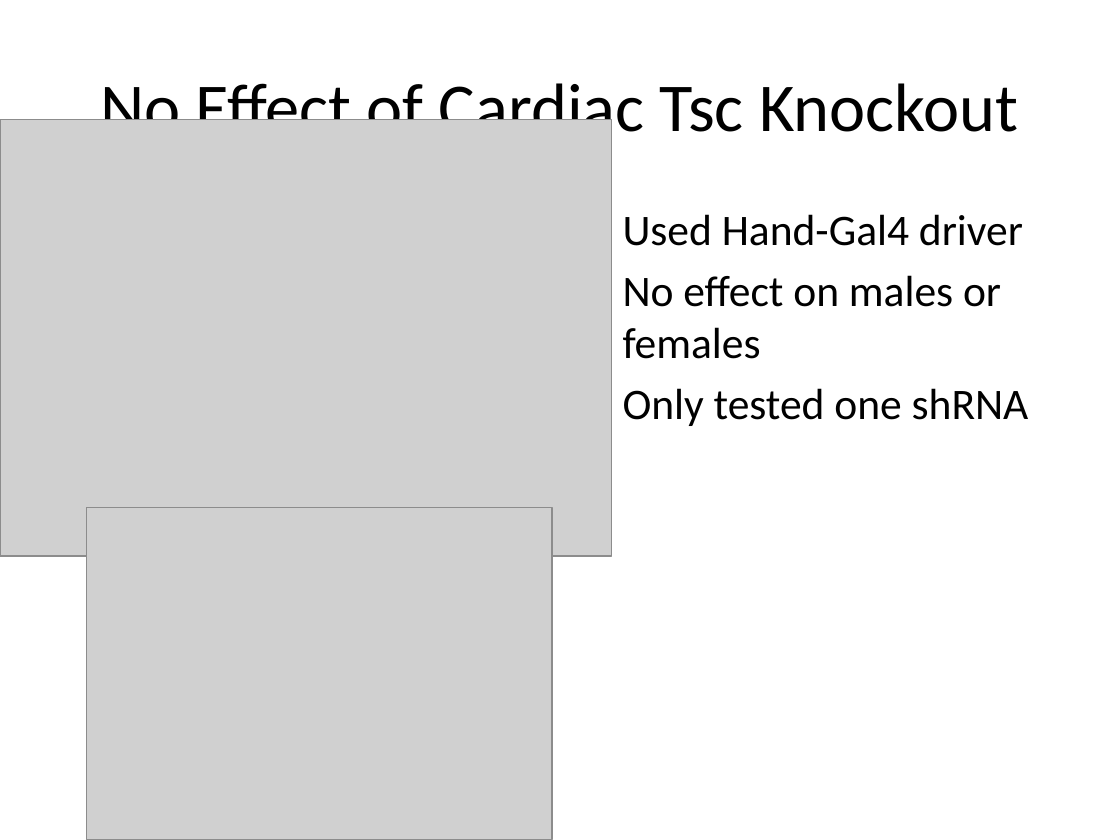
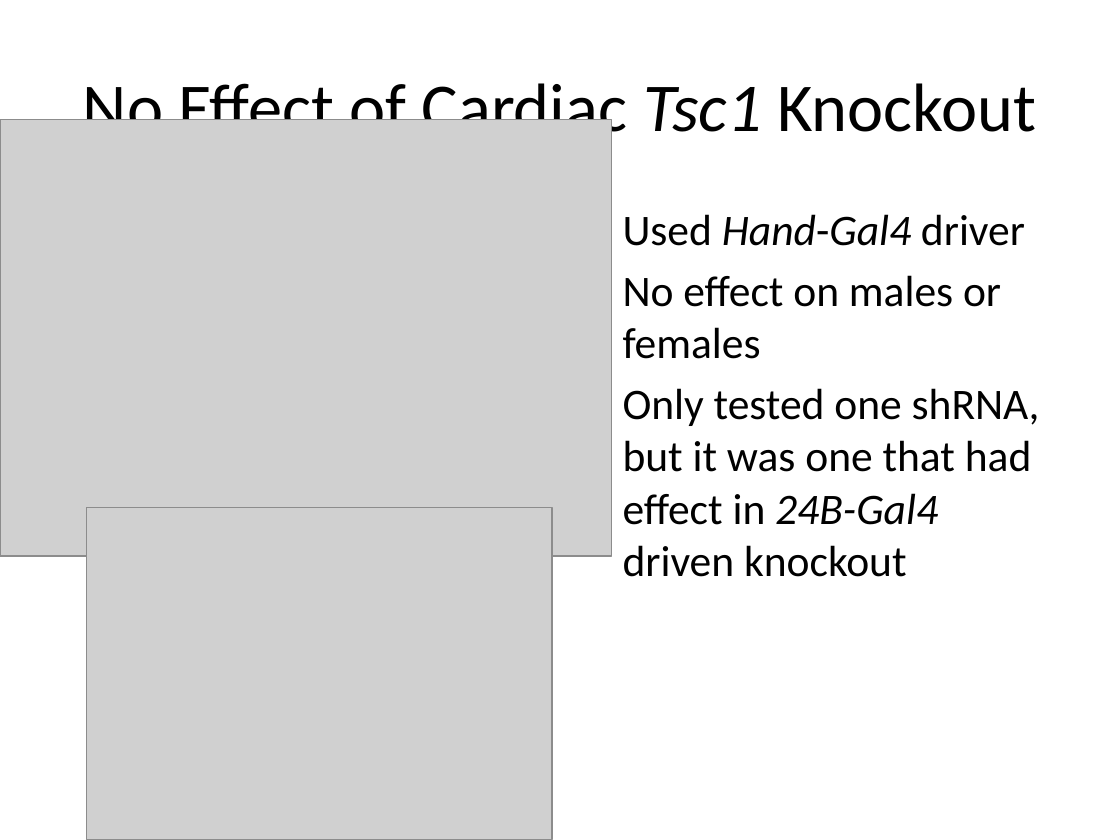
Before and after one commit to BridgesLab/DrosophilaMuscleFunction, a slide deck: slide 5 of Manuscripts/Muscle Tsc1 Aging Paper/Data Summary.pptx. Drawn at 1120x840 pixels with LibreOffice and Linux fonts; fonts in the diff are those of the drawing; grey boxes stand for pictures. Boxes give left, top, right and bottom in pixels: in the first picture for what was removed or moved away, otherwise in the second. Text is boxed around its words. In the diff, an @@ line names an element or a change of style, - is before the commit and + after.

```diff
--- a/Manuscripts/Muscle Tsc1 Aging Paper/Data Summary.pptx
+++ b/Manuscripts/Muscle Tsc1 Aging Paper/Data Summary.pptx
@@ title at (x1=83, y1=74, x2=1036, y2=147): text changed @@
-No Effect of Cardiac Tsc Knockout
+No Effect of Cardiac Tsc1 Knockout
@@ text at (x1=623, y1=214, x2=1025, y2=246): italic on in "Hand-Gal4" @@
@@ text at (x1=623, y1=388, x2=1040, y2=577): text changed @@
-• Only tested one shRNA
+• Only tested one shRNA, but it was one that had effect in 24B-Gal4 driven knockout
```
Also in this commit, not shown: 2 other slides changed, 1 slide added.
